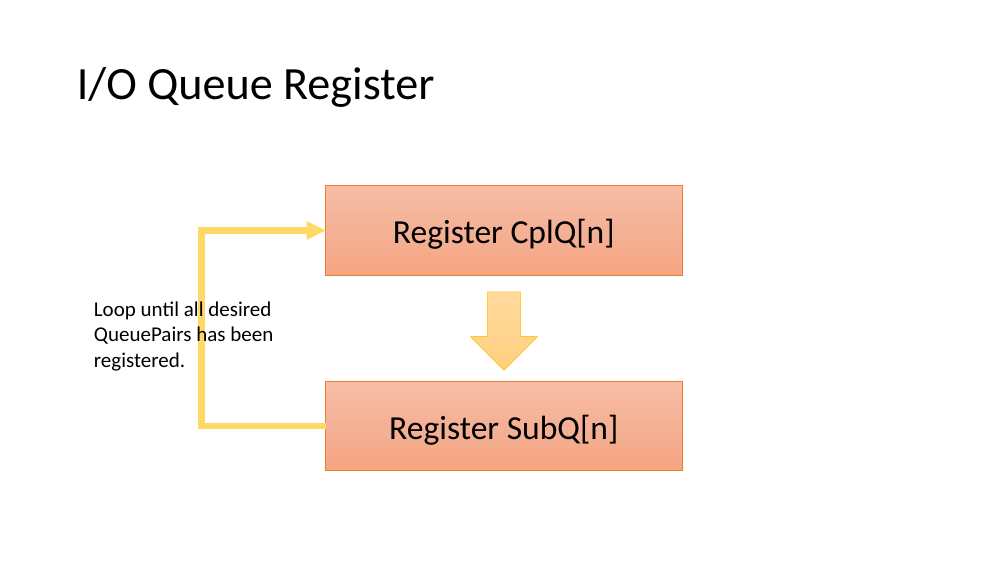
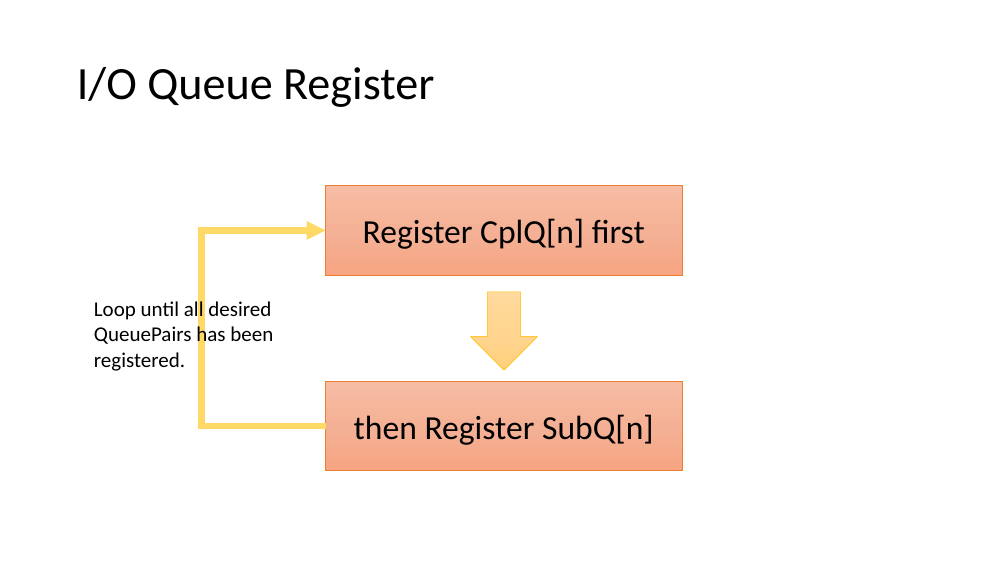
Before and after one commit to smokingpc/glendronach, a slide deck: slide 24 of doc/SPCNVMe_Introduction.pptx. Drawn at 1008x567 pixels with LibreOffice and Linux fonts; fonts in the diff are those of the drawing. Boxes give left, top, right and bottom in pixels: in the first picture for what was removed or moved away, otherwise in the second. Text is boxed around its words. In the diff, an @@ line names an element or a change of style, - is before the commit and + after.

```diff
--- a/doc/SPCNVMe_Introduction.pptx
+++ b/doc/SPCNVMe_Introduction.pptx
@@ text in rectangle at (x1=363, y1=218, x2=645, y2=249): text changed @@
-Register CplQ[n]
+Register CplQ[n] first
@@ text in rectangle at (x1=354, y1=414, x2=654, y2=445): text changed @@
-Register SubQ[n]
+then Register SubQ[n]
```
Also in this commit, not shown: 9 other slides changed, 4 slides added, 5 slides removed.
